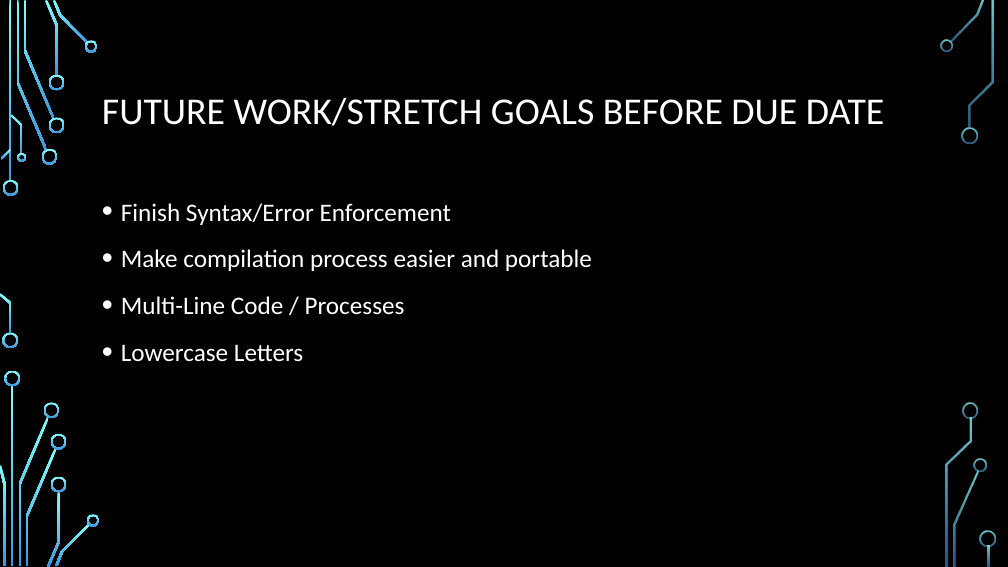
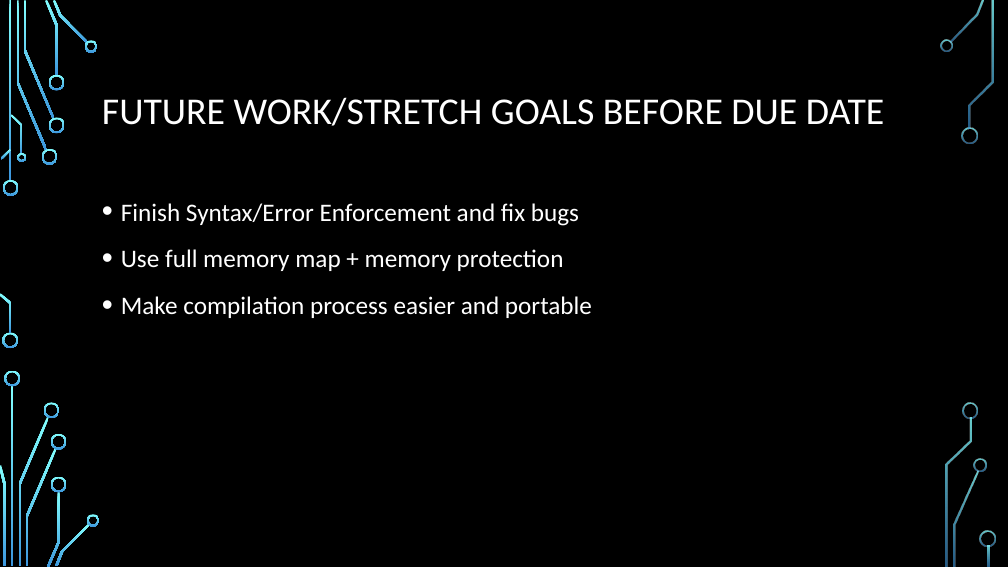
Before and after one commit to rharding8/PersonalOSv2, a slide deck: slide 8 of Presentation.pptx. Drawn at 1008x567 pixels with LibreOffice and Linux fonts; fonts in the diff are those of the drawing; background and template pictures are left out. Boxes give left, top, right and bottom in pixels: in the first picture for what was removed or moved away, otherwise in the second. Text is boxed around its words. In the diff, an @@ line names an element or a change of style, - is before the commit and + after.

Commit message:
Finished Presentation

```diff
--- a/Presentation.pptx
+++ b/Presentation.pptx
@@ text at (x1=121, y1=203, x2=579, y2=271): text changed @@
-• Finish Syntax/Error Enforcement
+• Finish Syntax/Error Enforcement and fix bugs
+• Use full memory map + memory protection
@@ text at (x1=121, y1=296, x2=405, y2=362): paragraphs removed @@
-• Multi-Line Code / Processes
-• Lowercase Letters
```
Also in this commit, not shown: 4 other slides changed, 1 slide added.
